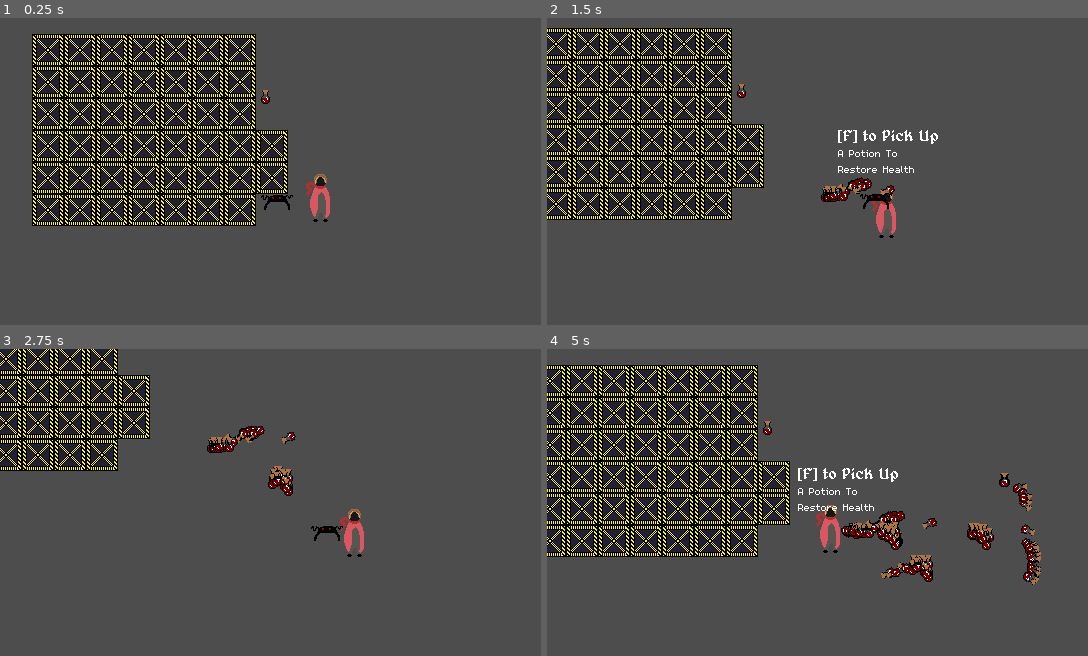
Above: before the commit, frames 1-4 (two rows, left to right).
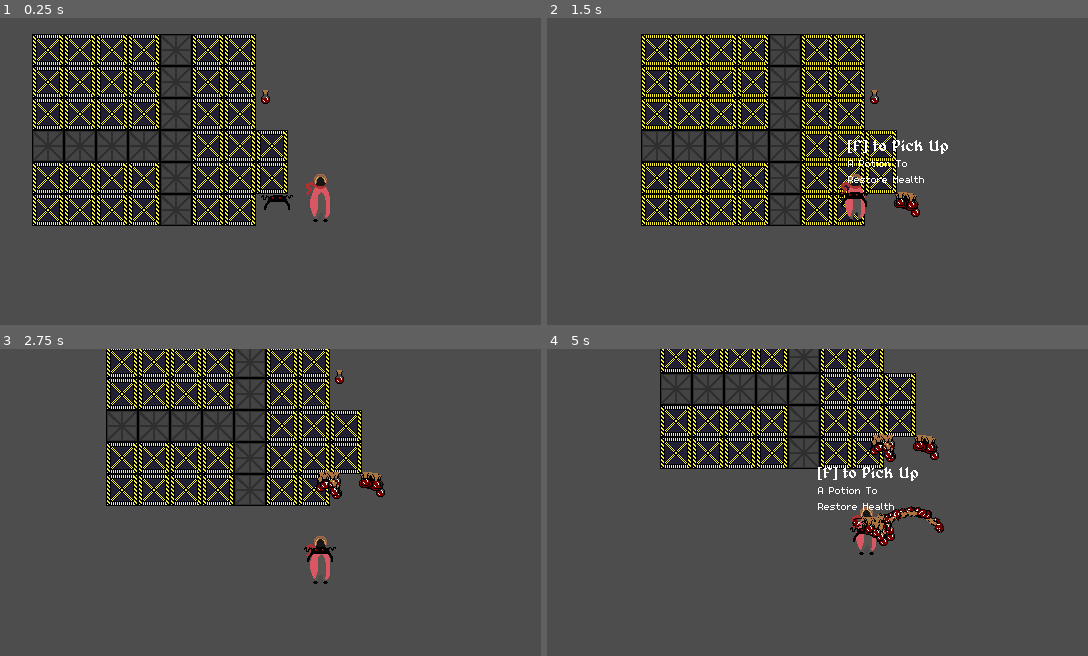
Above: after the commit, the same moments.

Repository: ArmanAmeri/9-Days-To-Live
Game: Godot game, scene res://Scenes/Main/scene_manager.tscn
The game is run twice, just before and just after one commit, with the same random seed, the same clock (stepped at 60 frames per second) and the same inputs.
Inputs:
- Up to frame 1 (0.25 s): no input
- Up to frame 2 (1.5 s): hold Right (ui_right) 0.53-1.28 s; hold A (a, bound only after the commit) 0.53-1.28 s; tap Space (ui_select) at 0.77 s; tap D (d, bound only after the commit) at 0.8, 1.35 s; hold Down (ui_down) from 1.28 s (still down)
- Up to frame 3 (2.75 s): tap Space (ui_select) at 1.52 s; tap S (s, bound only after the commit) at 1.55 s; release Down (ui_down) at 2.03 s; hold Right (ui_right) from 2.03 s (still down); hold S (s, bound only after the commit) from 2.03 s (still down); tap W (w, bound only after the commit) at 2.3 s
- Up to frame 4 (5 s): release Right (ui_right) at 2.78 s; release S (s, bound only after the commit) at 2.78 s; hold Up (ui_up) 2.78-3.53 s; tap W (w, bound only after the commit) at 2.85 s; tap Space (ui_select) at 3.02, 3.77, 4.52 s; tap A (a, bound only after the commit) at 3.05, 4.35 s; hold F (interact) 3.53-4.28 s; hold Left (ui_left) from 3.53 s (still down); tap D (d, bound only after the commit) at 3.8 s; tap S (s, bound only after the commit) at 4.55 s

The runs differ from the first frame. In frame 1, 5.0% of the frame differs, in the area x 6-36%, y 5-68%; in frame 2, 34%; in frame 3, 28%; in frame 4, 37%, in the area x 0-92%, y 0-77%.

Commit message:
adding placeholder walls and input map

Diff:
--- /dev/null
+++ b/Scenes/Items/potion.tscn
@@ -0,0 +1,10 @@
+[gd_scene load_steps=3 format=3 uid="uid://1qtha52mpgf"]
+
+[ext_resource type="PackedScene" uid="uid://c61e5mj4hx8bu" path="res://Scenes/Templates/item_template.tscn" id="1_5s4f2"]
+[ext_resource type="Texture2D" uid="uid://db3ov108qskk" path="res://Assets/Sprites/Items/PotionItemPlaceholder.png" id="2_i0fd1"]
+
+[node name="Potion" instance=ExtResource("1_5s4f2")]
+
+[node name="Sprite2D2" type="Sprite2D" parent="." index="2"]
+texture_filter = 1
+texture = ExtResource("2_i0fd1")
--- a/Scenes/World/main.tscn
+++ b/Scenes/World/main.tscn
@@ -1,6 +1,7 @@
-[gd_scene load_steps=4 format=4 uid="uid://bib3plfdoib4"]
+[gd_scene load_steps=7 format=4 uid="uid://bib3plfdoib4"]
 
 [ext_resource type="Texture2D" uid="uid://cnh1owatecjwf" path="res://Assets/Sprites/Tilesets/PlaceholderBlock.png" id="1_6uknj"]
+[ext_resource type="Texture2D" uid="uid://bno7esqlj7i3i" path="res://Assets/Sprites/Tilesets/PlaceholderWall.png" id="2_dg3lt"]
 
 [sub_resource type="TileSetAtlasSource" id="TileSetAtlasSource_be7j6"]
 texture = ExtResource("1_6uknj")
@@ -11,9 +12,28 @@
 tile_size = Vector2i(32, 32)
 sources/1 = SubResource("TileSetAtlasSource_be7j6")
 
+[sub_resource type="TileSetAtlasSource" id="TileSetAtlasSource_fk7t5"]
+texture = ExtResource("2_dg3lt")
+texture_region_size = Vector2i(32, 32)
+0:0/0 = 0
+1:0/0 = 0
+0:1/0 = 0
+1:1/0 = 0
+
+[sub_resource type="TileSet" id="TileSet_lileo"]
+tile_size = Vector2i(32, 32)
+physics_layer_0/collision_layer = 8
+physics_layer_0/collision_mask = 51
+sources/0 = SubResource("TileSetAtlasSource_fk7t5")
+
 [node name="Main" type="Node2D"]
 
-[node name="TileMapLayer" type="TileMapLayer" parent="."]
+[node name="Ground" type="TileMapLayer" parent="."]
 texture_filter = 1
 tile_map_data = PackedByteArray("AAAAAAAAAQAAAAAAAAD//wEAAQAAAAAAAAD//wIAAQAAAAAAAAAAAAEAAQAAAAAAAAAAAP//AQAAAAAAAAABAP …(624 unchanged characters)…
 tile_set = SubResource("TileSet_gysox")
+
+[node name="Walls" type="TileMapLayer" parent="."]
+texture_filter = 1
+tile_map_data = PackedByteArray("AAAAAAAAAAAAAAAAAAAAAP//AAAAAAAAAAAAAP7/AAAAAAAAAAAAAAIAAAAAAAAAAAAAAAMAAAAAAAAAAAD+/wEAAAAAAAAAAAD9/wEAAAAAAAAAAAD8/wEAAAAAAAAAAAD//wEAAAAAAAAAAAAAAAEAAAAAAAAAAAA=")
+tile_set = SubResource("TileSet_lileo")
--- a/Scripts/Components/input_component.gd
+++ b/Scripts/Components/input_component.gd
@@ -9,13 +9,13 @@
 
 func _process(_delta: float) -> void:
 	var direction = Vector2.ZERO
-	if Input.is_action_pressed("ui_right"):
+	if Input.is_action_pressed("d"):
 		direction.x += 1
-	if Input.is_action_pressed("ui_left"):
+	if Input.is_action_pressed("a"):
 		direction.x -= 1
-	if Input.is_action_pressed("ui_down"):
+	if Input.is_action_pressed("s"):
 		direction.y += 1
-	if Input.is_action_pressed("ui_up"):
+	if Input.is_action_pressed("w"):
 		direction.y -= 1
 
 	move_input.emit(direction)
--- a/project.godot
+++ b/project.godot
@@ -37,6 +37,26 @@
 "events": [Object(InputEventKey,"resource_local_to_scene":false,"resource_name":"","device":-1,"window_id":0,"alt_press …(192 unchanged characters)…
 ]
 }
+w={
+"deadzone": 0.5,
+"events": [Object(InputEventKey,"resource_local_to_scene":false,"resource_name":"","device":-1,"window_id":0,"alt_pressed":false,"shift_pressed":false,"ctrl_pressed":false,"meta_pressed":false,"pressed":false,"keycode":0,"physical_keycode":87,"key_label":0,"unicode":119,"location":0,"echo":false,"script":null)
+]
+}
+a={
+"deadzone": 0.5,
+"events": [Object(InputEventKey,"resource_local_to_scene":false,"resource_name":"","device":-1,"window_id":0,"alt_pressed":false,"shift_pressed":false,"ctrl_pressed":false,"meta_pressed":false,"pressed":false,"keycode":0,"physical_keycode":65,"key_label":0,"unicode":97,"location":0,"echo":false,"script":null)
+]
+}
+d={
+"deadzone": 0.5,
+"events": [Object(InputEventKey,"resource_local_to_scene":false,"resource_name":"","device":-1,"window_id":0,"alt_pressed":false,"shift_pressed":false,"ctrl_pressed":false,"meta_pressed":false,"pressed":false,"keycode":0,"physical_keycode":68,"key_label":0,"unicode":100,"location":0,"echo":false,"script":null)
+]
+}
+s={
+"deadzone": 0.5,
+"events": [Object(InputEventKey,"resource_local_to_scene":false,"resource_name":"","device":-1,"window_id":0,"alt_pressed":false,"shift_pressed":false,"ctrl_pressed":false,"meta_pressed":false,"pressed":false,"keycode":0,"physical_keycode":83,"key_label":0,"unicode":115,"location":0,"echo":false,"script":null)
+]
+}
 
 [layer_names]
 
Binary file added: Assets/Sprites/Tilesets/PlaceholderWall.png
Not shown, added: Assets/Sprites/Tilesets/PlaceholderWall.png.import
Not shown: 1 places in Scenes/Components/interaction_area.tscn that only renumber resources
Not shown: 1 places in Scenes/Enemies/enemy_test.tscn that only renumber resources
Not shown: 1 places in Scenes/Main/scene_manager.tscn that only renumber resources
Not shown: 1 places in Scenes/Player/player.tscn that only renumber resources
Not shown: 1 places in Scenes/Templates/item_template.tscn that only renumber resources
